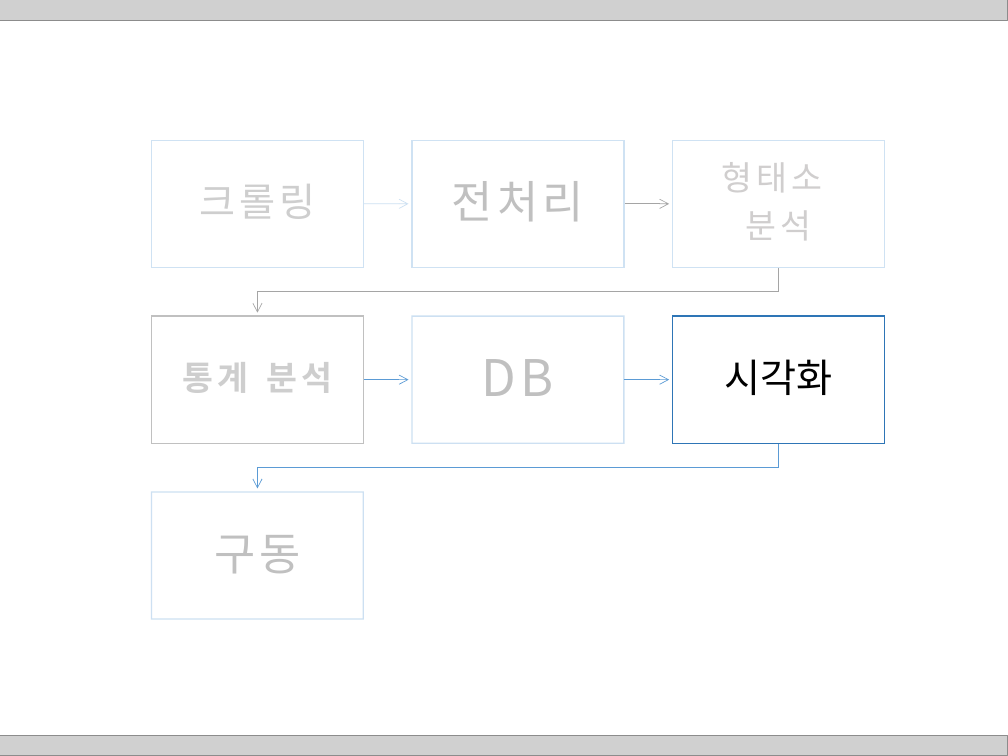
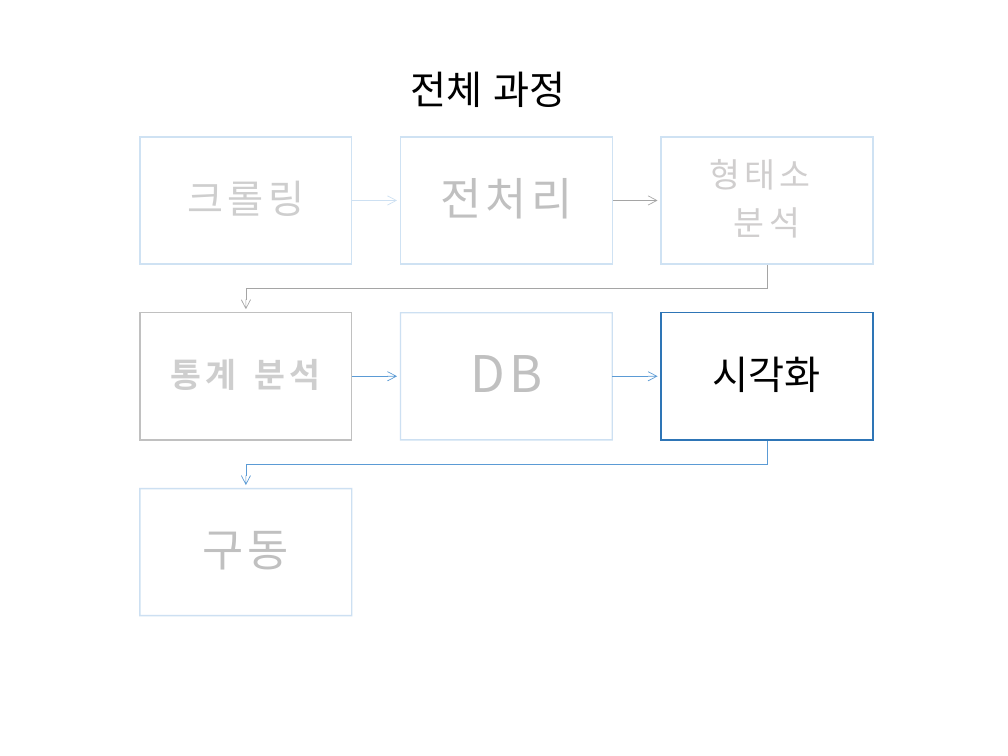
Before and after one commit to HaYongdae/issuewhatshow, a slide deck: slide 24 of doc/최종 PPT.pptx. Drawn at 1008x756 pixels with LibreOffice and Linux fonts; fonts in the diff are those of the drawing; grey boxes stand for pictures. Boxes give left, top, right and bottom in pixels: in the first picture for what was removed or moved away, otherwise in the second. Text is boxed around its words. In the diff, an @@ line names an element or a change of style, - is before the commit and + after.

```diff
--- a/doc/최종 PPT.pptx
+++ b/doc/최종 PPT.pptx
@@ picture removed at [0,0,1008,21] @@
@@ title added at [410,71,565,107], 28 pt, text #000000 @@
+전체 과정
@@ 7 texts, 7 rectangles, 6 freeform shapes: place and size @@
-7 texts, 7 rectangles, 6 freeform shapes at [151,140,884,619]
+7 texts, 7 rectangles, 6 freeform shapes at [140,137,873,616]
@@ picture removed at [0,735,1008,756] @@
```
Also in this commit, not shown: 26 other slides changed.
